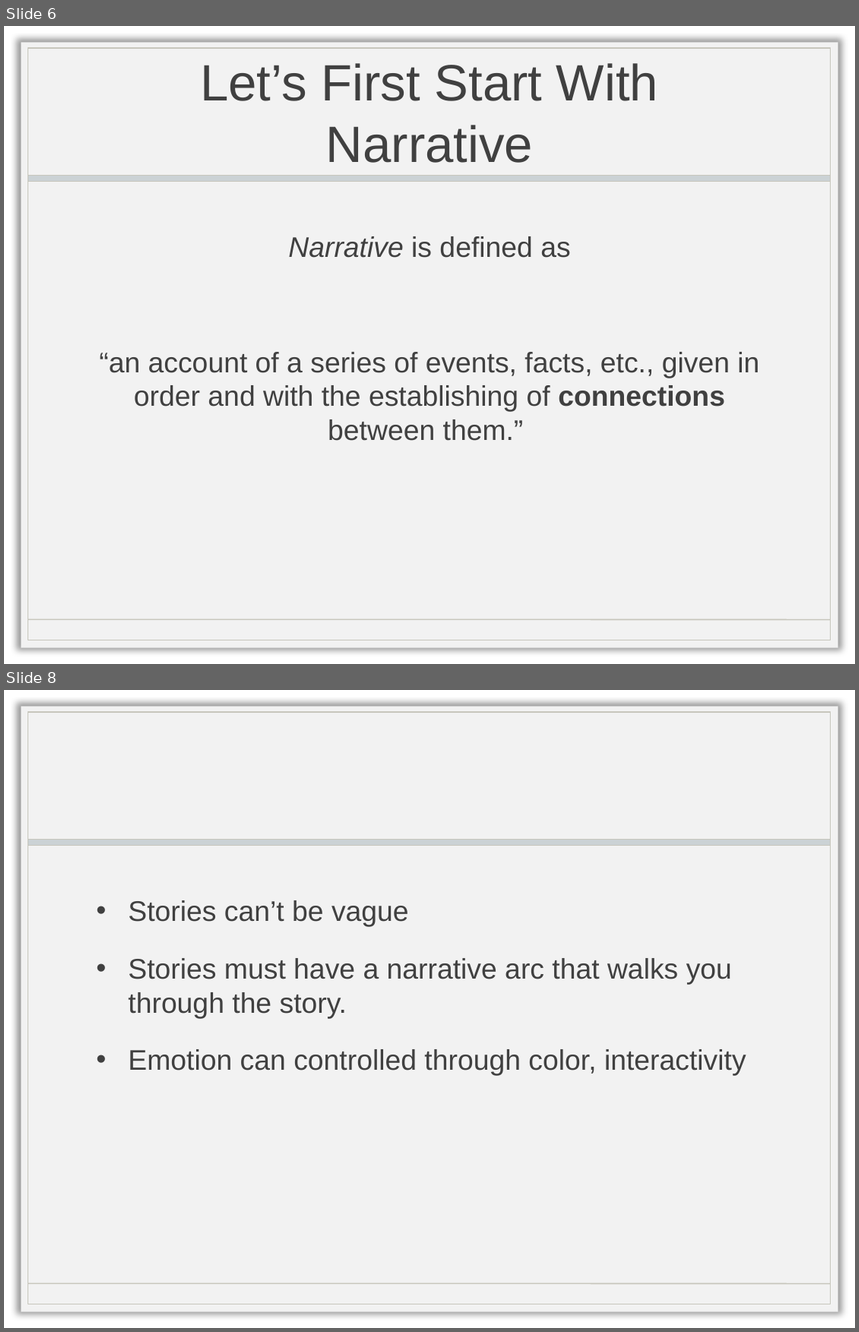
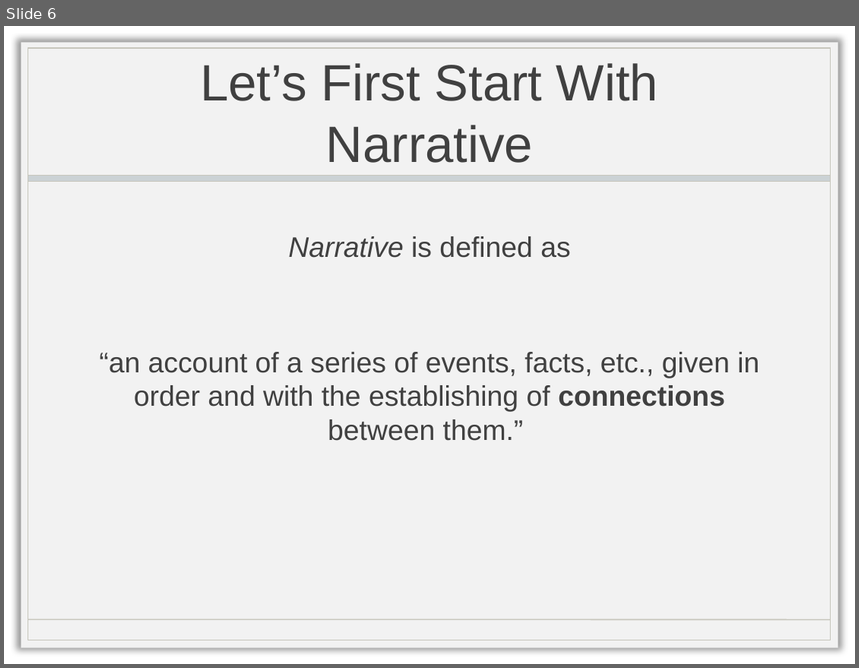
Before and after one commit to doctorlam/tecm4180, a slide deck: readings/storytelling.pptx. Shown one above the other, each under a label of ours: slides 6 and 8 before the commit, slide 6 after it; the slides between them are not shown. The pictures are 859x1332 and 859x668 pixels, drawn with LibreOffice and Linux fonts; fonts in the diff are those of the drawing; background and template pictures are left out. Boxes give left, top, right and bottom in pixels: in the first picture for what was removed or moved away, otherwise in the second. Text is boxed around its words. In the diff, an @@ line names an element or a change of style, - is before the commit and + after.

Commit message:
updated storytelling ppt and resources page to add ppt file

```diff
--- a/readings/storytelling.pptx
+++ b/readings/storytelling.pptx
@@ slide 8 removed at (4, 690, 855, 1328), background picture (left out); not listed: 4 template elements that a slide beside it also shows @@
@@ text removed at (128, 901, 747, 1076) @@
-• Stories can’t be vague
-• Stories must have a narrative arc that walks you through the story.
-• Emotion can controlled through color, interactivity
```
Also in this commit, not shown: 4 slides changed, 2 slides added, 1 other slide removed, 6 other files.
